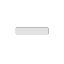
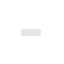
Layers edited between the first and the second (64, 64) image:
painted on "Layer 1" over [15, 27, 49, 36]
